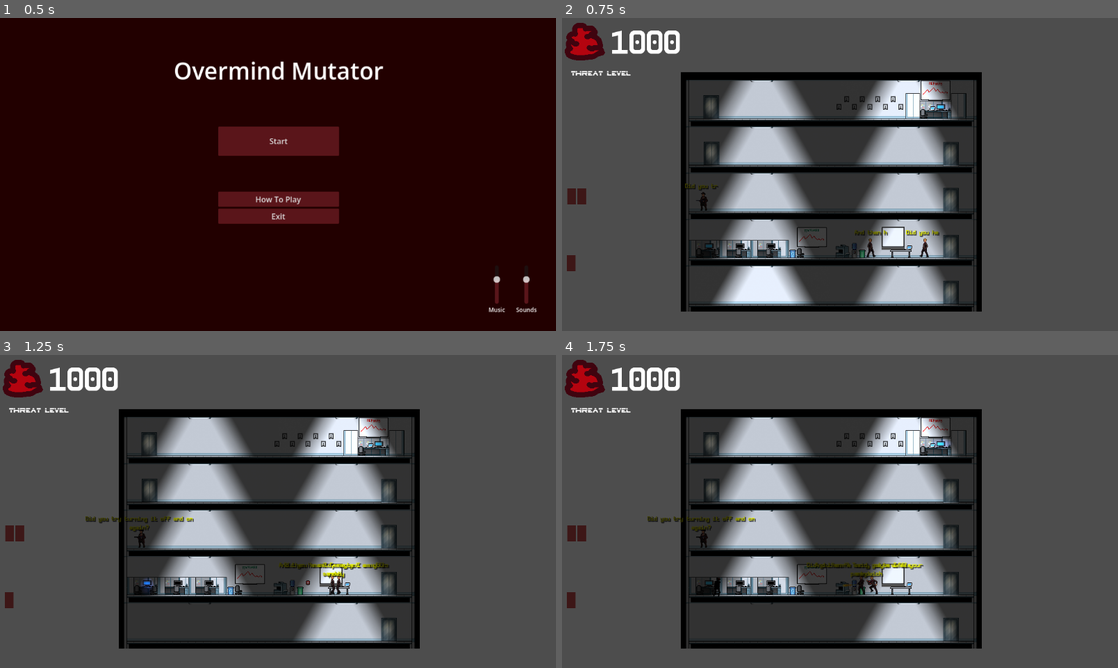
Above: before the commit, frames 1-4 (two rows, left to right).
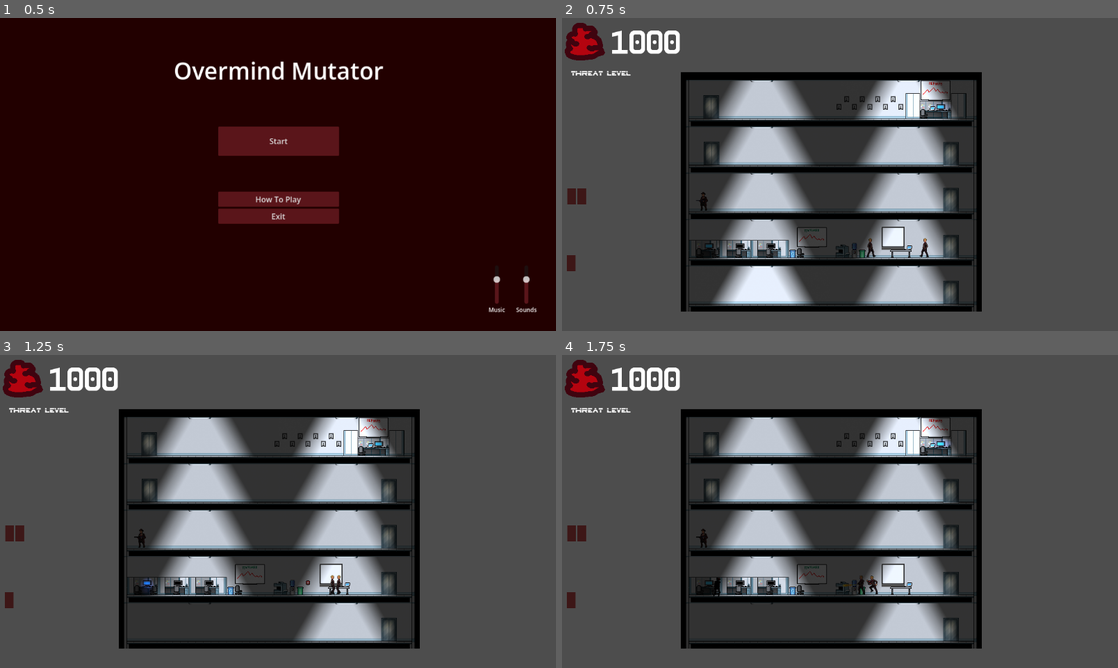
Above: after the commit, the same moments.

Repository: Lambosaurus/wildjam-mutation
Game: Godot game, scene res://ui/start_screen.tscn
Two runs of this game, one before a commit and one after it. Both use one fixed random seed, a clock stepped at 60 frames per second and the inputs below.
Inputs (mouse positions are in pixels of both pictures, inside the frame that each line leads up to):
- Up to frame 1 (0.5 s): no input
- Up to frame 2 (0.75 s): click "Start" at 0.5 s
- Up to frame 3 (1.25 s): no input
- Up to frame 4 (1.75 s): tap Enter at 1.25 s; drag from (584, 533) to (951, 630) at 1.27 s

Frame 1 is identical in both runs. In frame 2, 0.2% of the frame differs, in the area x 22-68%, y 52-70%; in frame 3, 0.6%; in frame 4, 0.6%, in the area x 15-65%, y 51-72%.

Commit message:
Humans chat and stuff

Diff:
--- a/creatures/detector/target_selector.gd
+++ b/creatures/detector/target_selector.gd
@@ -1,3 +1,4 @@
+class_name TargetSelector
 extends Area2D
 
 @export var range: float = 250:
--- a/creatures/human/human.gd
+++ b/creatures/human/human.gd
@@ -27,7 +27,6 @@
 	$TargetSelector.range = max(human_type.shoot_range, human_type.flee_range, human_type.melee_range, human_type.chase_range)
 	$Spritesheet.sprite_frames = human_type.sprites
 	health = human_type.max_health
-	$Voice.speak_dialog("chat")
 
 func direction_to_vector(dir: Direction, scalar: float = 1.0) -> float:
 	return scalar if dir == Direction.right else -scalar
@@ -142,3 +141,10 @@
 		direction = Direction.right if direction == Direction.left else Direction.left
 		var spritesheet = $Spritesheet
 		spritesheet.flip_h = direction == Direction.left
+
+
+
+func _on_chat_zone_area_entered(area):
+	if action == Action.idle and $ChatZone/Cooldown.is_stopped() and randf() > 0.5:
+		$Voice.speak_dialog("chat")
+		$ChatZone/Cooldown.start()
--- a/creatures/human/human.tscn
+++ b/creatures/human/human.tscn
@@ -18,6 +18,9 @@
 [sub_resource type="Resource" id="Resource_er4ts"]
 script = ExtResource("7_ldy3i")
 metadata/_custom_type_script = "uid://dnl2y04pttg2n"
+
+[sub_resource type="RectangleShape2D" id="RectangleShape2D_81tg8"]
+size = Vector2(65, 20)
 
 [node name="Human" type="CharacterBody2D" unique_id=1906732542]
 collision_layer = 2
@@ -59,4 +62,17 @@
 [node name="VoiceSpawn" type="Node2D" parent="Voice" unique_id=93199917]
 position = Vector2(0, -33)
 
+[node name="ChatZone" type="Area2D" parent="." unique_id=1846828423]
+collision_layer = 524288
+collision_mask = 524288
+
+[node name="CollisionShape2D" type="CollisionShape2D" parent="ChatZone" unique_id=817762364]
+position = Vector2(22.5, 0)
+shape = SubResource("RectangleShape2D_81tg8")
+
+[node name="Cooldown" type="Timer" parent="ChatZone" unique_id=263966483]
+wait_time = 15.0
+one_shot = true
+
 [connection signal="input_event" from="." to="." method="_on_input_event"]
+[connection signal="area_entered" from="ChatZone" to="." method="_on_chat_zone_area_entered"]
--- a/creatures/mutations/body_parts/horns_head/horn_head.tscn
+++ b/creatures/mutations/body_parts/horns_head/horn_head.tscn
@@ -4,8 +4,9 @@
 [ext_resource type="PackedScene" uid="uid://b60efalyu4ar8" path="res://creatures/mutations/body_parts/head.tscn" id="2_qo2dq"]
 [ext_resource type="Texture2D" uid="uid://03lociyxvh1j" path="res://creatures/mutations/body_parts/horns_head/HeadRamHorns.png" id="3_ejmw5"]
 
-[node name="HornHead" type="Node2D" unique_id=571565082]
+[node name="HornHead" type="Node2D" unique_id=571565082 node_paths=PackedStringArray("skeleton")]
 script = ExtResource("1_joeie")
+skeleton = NodePath("Head")
 metadata/_custom_type_script = "uid://bvb4unmbfmir"
 
 [node name="Head" parent="." unique_id=476566604 instance=ExtResource("2_qo2dq")]
--- a/main/game_state.gd
+++ b/main/game_state.gd
@@ -6,6 +6,8 @@
 var threat_level: int = 0
 enum GameState {Play, BossPhase, Win, Loss}
 var current_state = GameState.Play
+
+var main_menu = preload("res://ui/start_screen.tscn")
 
 func update_threat_level(amount: int):
 	threat_level += amount
@@ -17,6 +19,14 @@
 		current_state = GameState.BossPhase
 		print("Boss Phase")
 
+func reset_game_state():
+	biomass = 1000
+	threat_level = 0
+	current_state = null
+
+func quit():
+	reset_game_state()
+	get_tree().change_scene_to_packed(main_menu)
 # add threat
 # takes in an amount
 # if threatlevel > level
--- a/project.godot
+++ b/project.godot
@@ -75,6 +75,7 @@
 2d_physics/layer_2="Humans"
 2d_physics/layer_3="Mutants"
 2d_physics/layer_4="Objects"
+2d_physics/layer_20="ChatBox"
 
 [physics]
 
--- a/sounds/voice_bubble.gd
+++ b/sounds/voice_bubble.gd
@@ -10,14 +10,14 @@
 		$DialogContainer/Dialog.label_settings.font_color = value
 
 @export var duration: float
-@export var speed: float = 10: # Characters per second
+@export var speed: float = 24: # Characters per second
 	set(value):
-		_speed_in_ms = value / 1000
+		_speed_in_ms = 1/value
 
 @onready var stop_timer = $StopTimer
 @onready var write_timer = $WriteTimer
 
-var _speed_in_ms: float = 0.001
+var _speed_in_ms: float = (1.0 / 24.0)
 var _text_buffer: String
 
 signal text_complete
--- a/sounds/voice_bubble.tscn
+++ b/sounds/voice_bubble.tscn
@@ -6,9 +6,10 @@
 [sub_resource type="LabelSettings" id="LabelSettings_2tw3c"]
 font = ExtResource("2_up6xy")
 font_size = 6
+outline_size = 1
+outline_color = Color(0, 0, 0, 1)
 shadow_size = 2
-shadow_color = Color(0, 0, 0, 0.5019608)
-shadow_offset = Vector2(2, 2)
+shadow_color = Color(0, 0, 0, 1)
 stacked_outline_count = 1
 
 [node name="VoiceBubble" type="Control" unique_id=719606856]
--- a/ui/pause_menu.gd
+++ b/ui/pause_menu.gd
@@ -13,7 +13,8 @@
 	resume()
 
 func _on_quit_button_pressed():
-	get_tree().change_scene_to_packed(main_menu)
+	get_tree().paused = false
+	GameState.quit()
 
 func _on_exit_button_pressed():
 	get_tree().quit()
